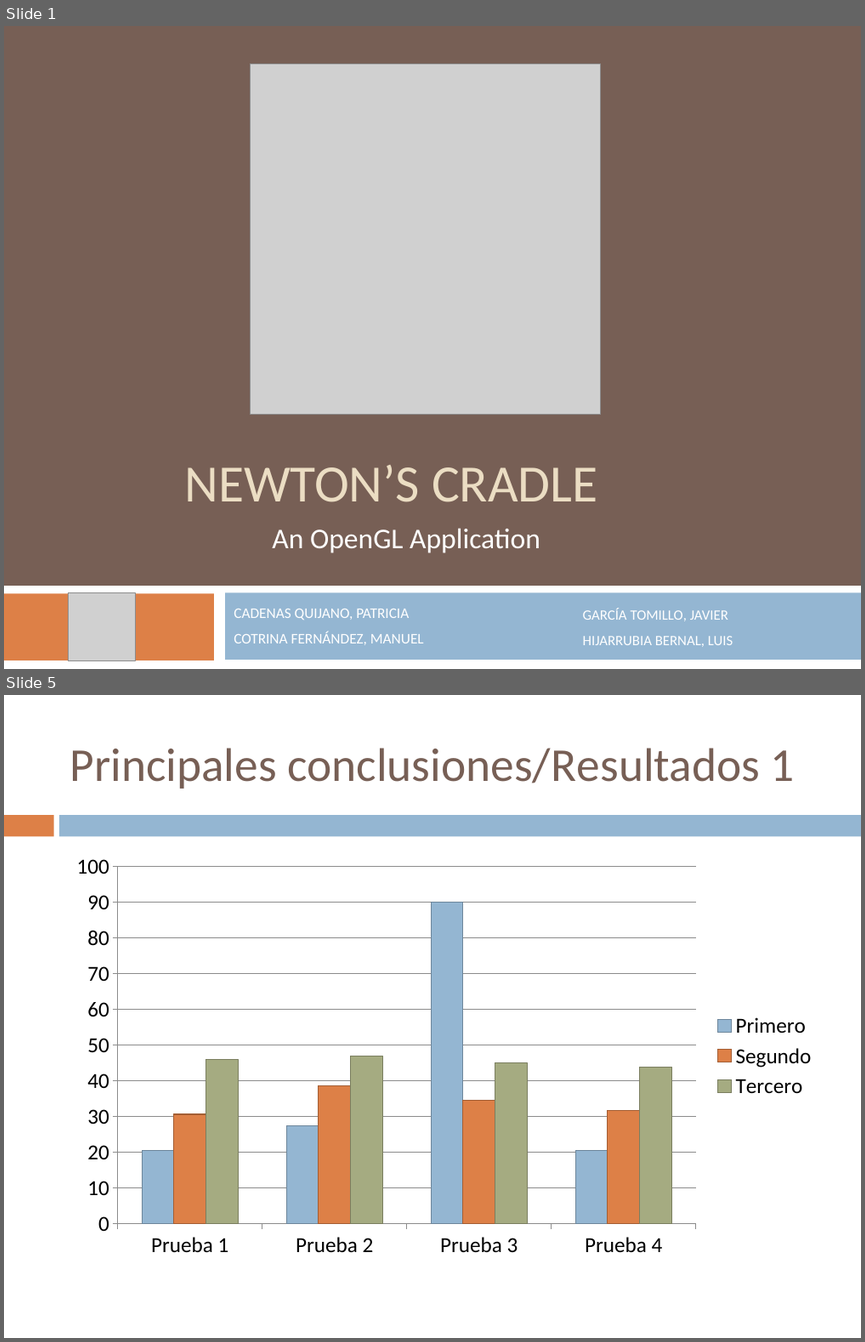
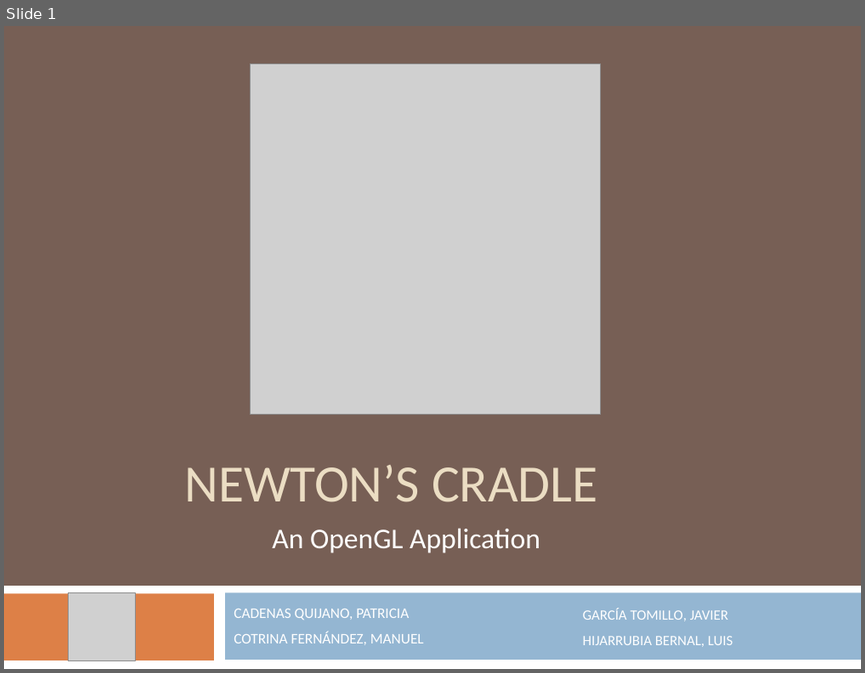
Before and after one commit to avatarreturn/newton-cradle, a slide deck: Newton1/documentacion/Presentation.pptx. Shown one above the other, each under a label of ours: slides 1 and 5 before the commit, slide 1 after it; the slides between them are not shown. The pictures are 865x1342 and 865x673 pixels, drawn with LibreOffice and Linux fonts; fonts in the diff are those of the drawing; grey boxes stand for pictures. Boxes give left, top, right and bottom in pixels: in the first picture for what was removed or moved away, otherwise in the second. Text is boxed around its words. In the diff, an @@ line names an element or a change of style, - is before the commit and + after.

```diff
--- a/Newton1/documentacion/Presentation.pptx
+++ b/Newton1/documentacion/Presentation.pptx
@@ slide 5 removed at [4,695,861,1338], background #FFFFFF @@
@@ title removed at [69,748,794,789] @@
-Principales conclusiones/Resultados 1
@@ rectangle removed at [4,815,53,836] @@
@@ rectangle removed at [60,815,861,836] @@
@@ column chart removed at [62,845,826,1266] @@
-categories: Prueba 1, Prueba 2, Prueba 3, Prueba 4
-Primero: 20, 27, 90, 20
-Segundo: 31, 39, 35, 32
-Tercero: 46, 47, 45, 44
```
Also in this commit, not shown: 11 slides added, 7 other slides removed.
